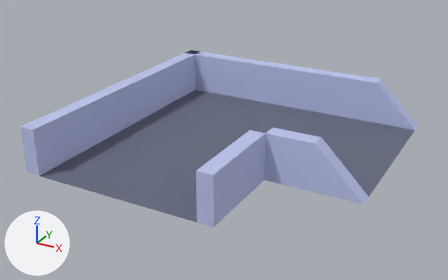
The Blender file assets/managed-models/streets/footbridge-corridor-closed-west/footbridge-corridor-closed-west.blend, before and after one commit.
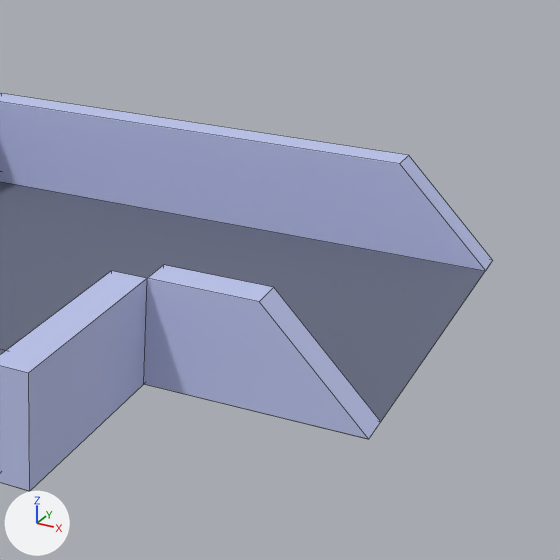
There are two pictures of each version: one whole from a camera (50 mm lens) standing at (0.806, -1.449, 0.685) and looking at (0.071, -0.113, 0.017), one close up on the part from 45% to 100% of the width and 4% to 92% of the height. Every picture has the same lights, and +X, +Y and +Z are marked at lower left. The older version's two pictures come first. The close-ups show mesh edges as thin lines.

In view in the first close-up: 'footbridge-corridor-closed-west'.
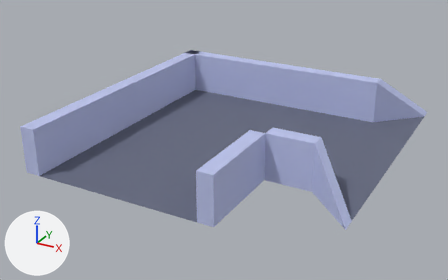
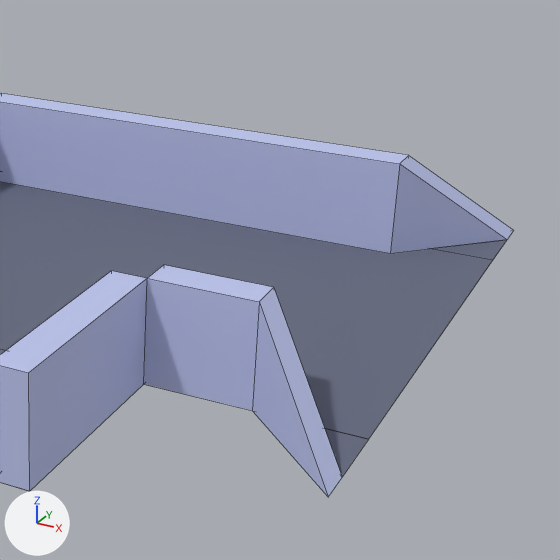
Changed parts and their boxes (x1, y1, x2, y2) in the close-ups (560 x 560 px):
'footbridge-corridor-closed-west', reshaped: before (0, 93, 493, 491); after (0, 93, 514, 497)
part 1 of me_footbridge_corridor_closed_west, reshaped: before (0, 102, 493, 439); after (0, 102, 514, 497)

The edits, one by one:
me_footbridge_corridor_closed_west is used by ob_footbridge_corridor_closed_west; location (0.0, 0.0, 0.0).
me_footbridge_corridor_closed_west had 29 vertices, 26 faces and spanned x -0.26..0.5, y -0.5..0.26, z 0.01..0.13.
me_footbridge_corridor_closed_west now has 37 vertices, 36 faces and spans x -0.26..0.5, y -0.5..0.38, z 0.01..0.13.
Part 1, on me_footbridge_corridor_closed_west:
2 vertices are removed from x 0.5, y -0.22..0.22, z 0.01.
8 faces are deleted.
10 vertices are added at x 0.38..0.5, y -0.38..0.38, z 0.01.
18 new faces join them.
